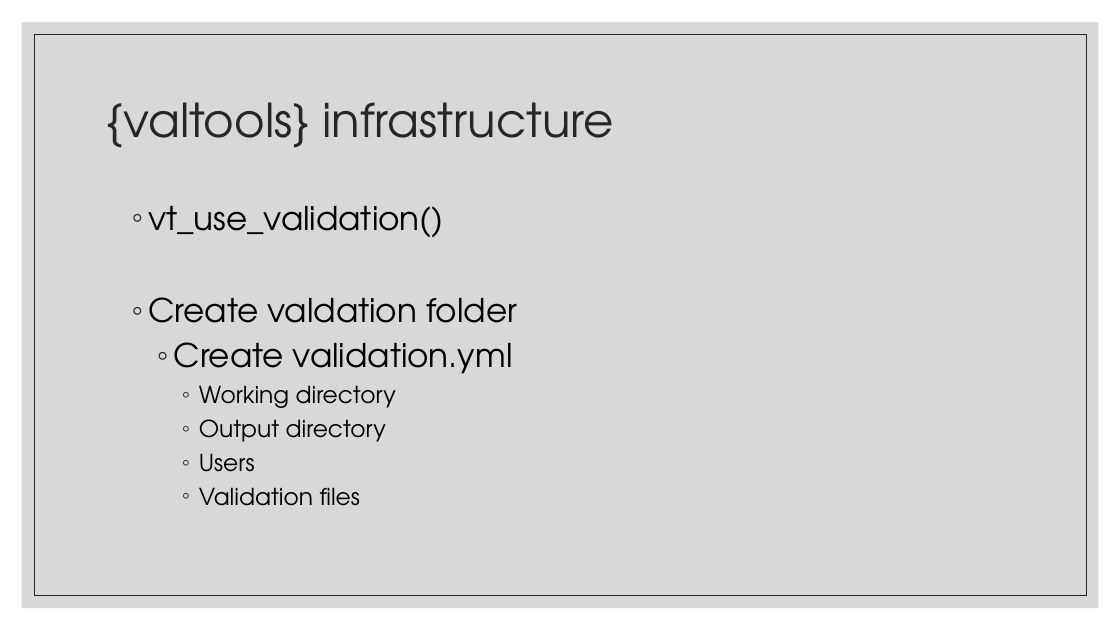
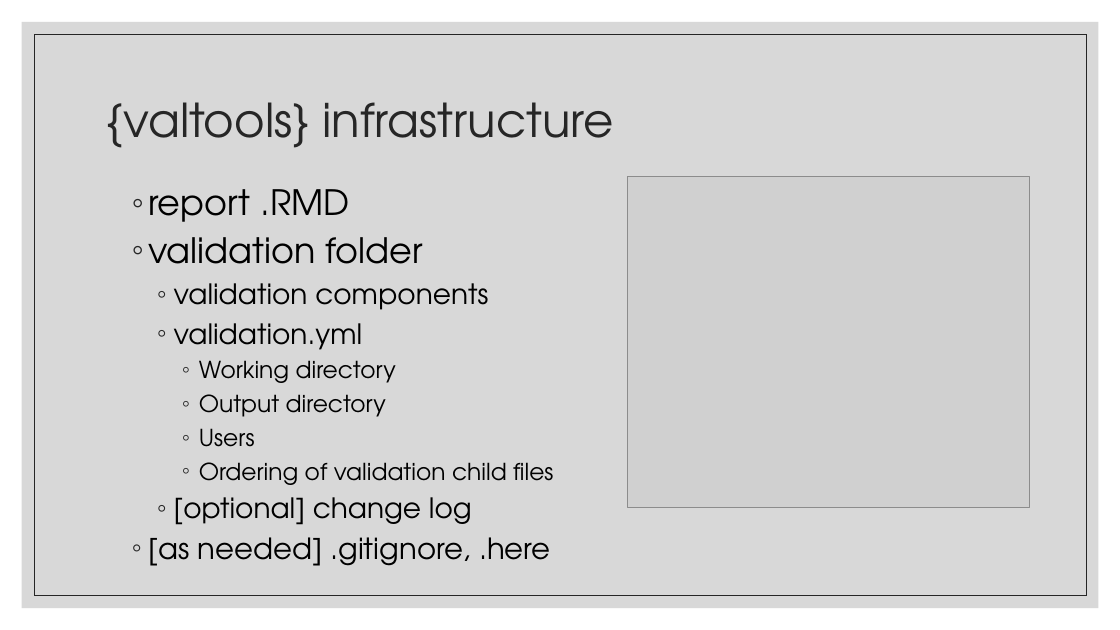
Before and after one commit to FredHutch/R_Package_Validation_Tutorial, a slide deck: slide 4 of Slides/Slides-04-Introduction_to_Valtools/Slides-04-01-Elements_of_Validation/Slides-04-01-Elements_of_Validation.pptx. Drawn at 1120x630 pixels with LibreOffice and Linux fonts; fonts in the diff are those of the drawing; grey boxes stand for pictures. Boxes give left, top, right and bottom in pixels: in the first picture for what was removed or moved away, otherwise in the second. Text is boxed around its words. In the diff, an @@ line names an element or a change of style, - is before the commit and + after.

```diff
--- a/Slides/Slides-04-Introduction_to_Valtools/Slides-04-01-Elements_of_Validation/Slides-04-01-Elements_of_Validation.pptx
+++ b/Slides/Slides-04-Introduction_to_Valtools/Slides-04-01-Elements_of_Validation/Slides-04-01-Elements_of_Validation.pptx
@@ text "report .RMD": place and size @@
-text "report .RMD" at <box>148,206,517,506</box>
+text "report .RMD" at <box>148,189,553,566</box>
@@ picture added at <box>628,176,1029,507</box> @@
@@ text at <box>148,189,488,350</box>: text changed; size 28 to 24 pt @@
-  ◦ vt_use_validation()
-  ◦ Create valdation folder
-    ◦ Create validation.yml
+  ◦ report .RMD
+  ◦ validation folder
+    ◦ validation components
+    ◦ validation.yml
@@ text at <box>148,462,553,566</box>: text changed @@
-      ◦ Validation files
+      ◦ Ordering of validation child files
+    ◦ [optional] change log
+  ◦ [as needed] .gitignore, .here
```
Also in this commit, not shown: 4 other slides changed, 1 other file.
